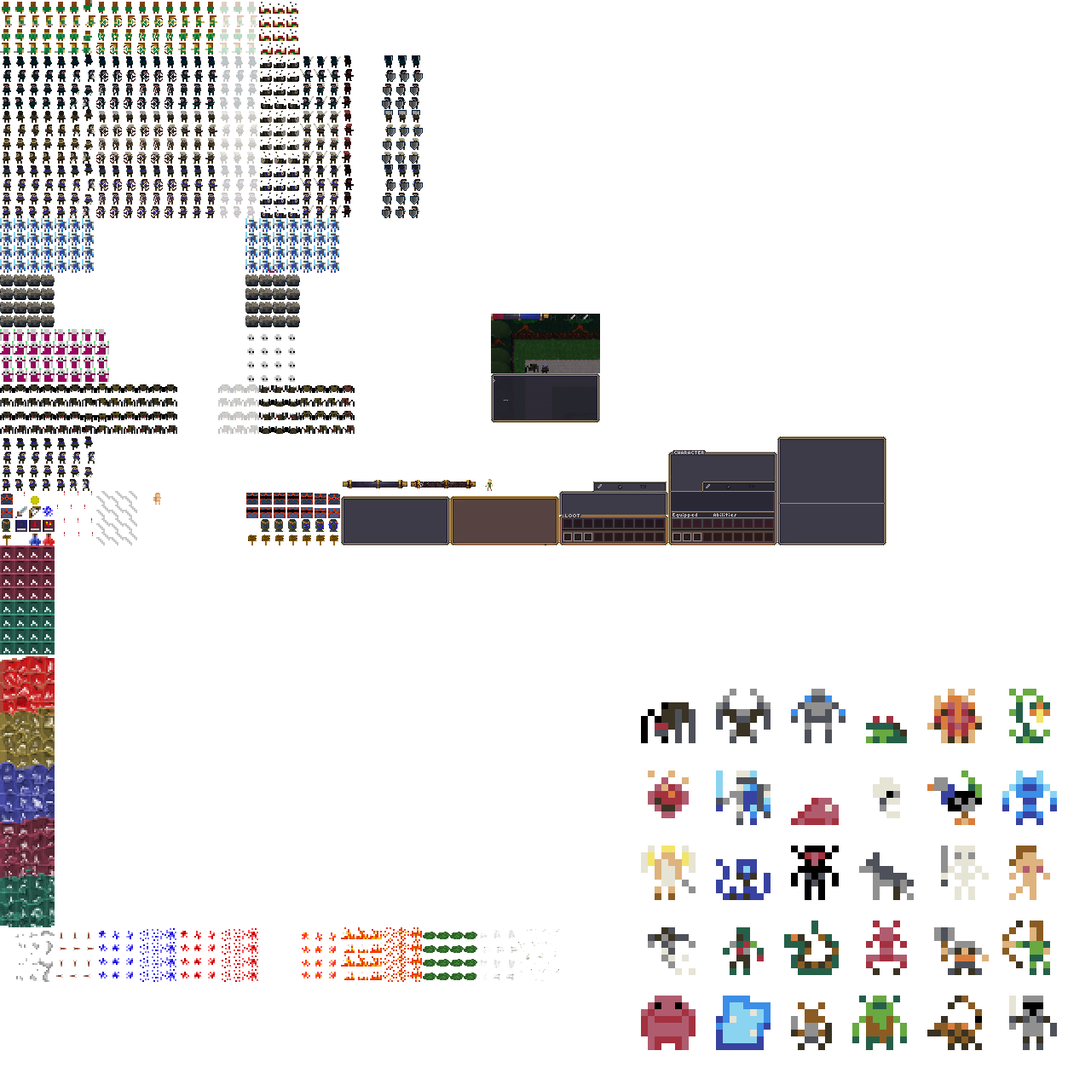
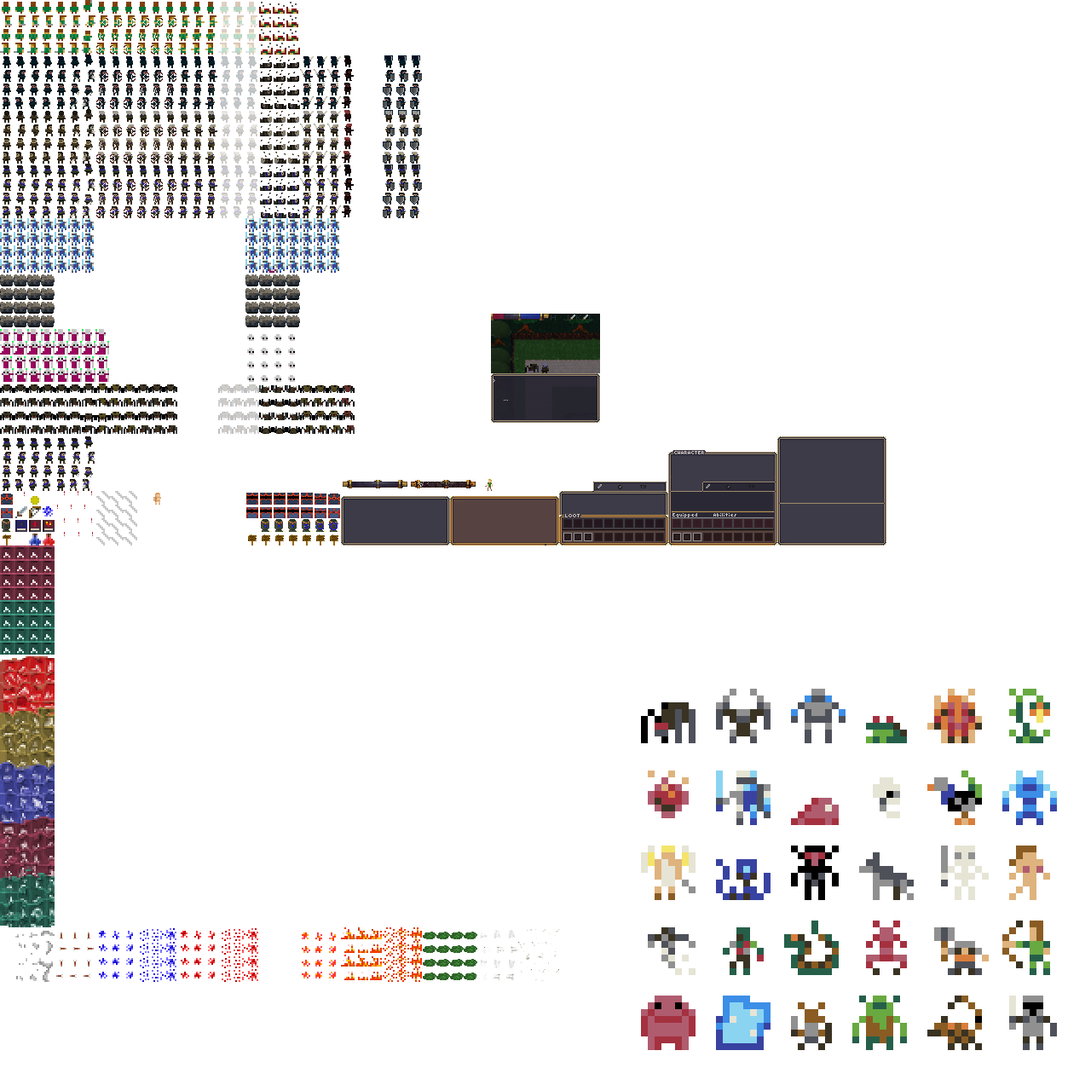
Revision of a layered (1091, 1091) image; what changed, layer by layer:
painted on "Layer" over [382, 73, 423, 219]
